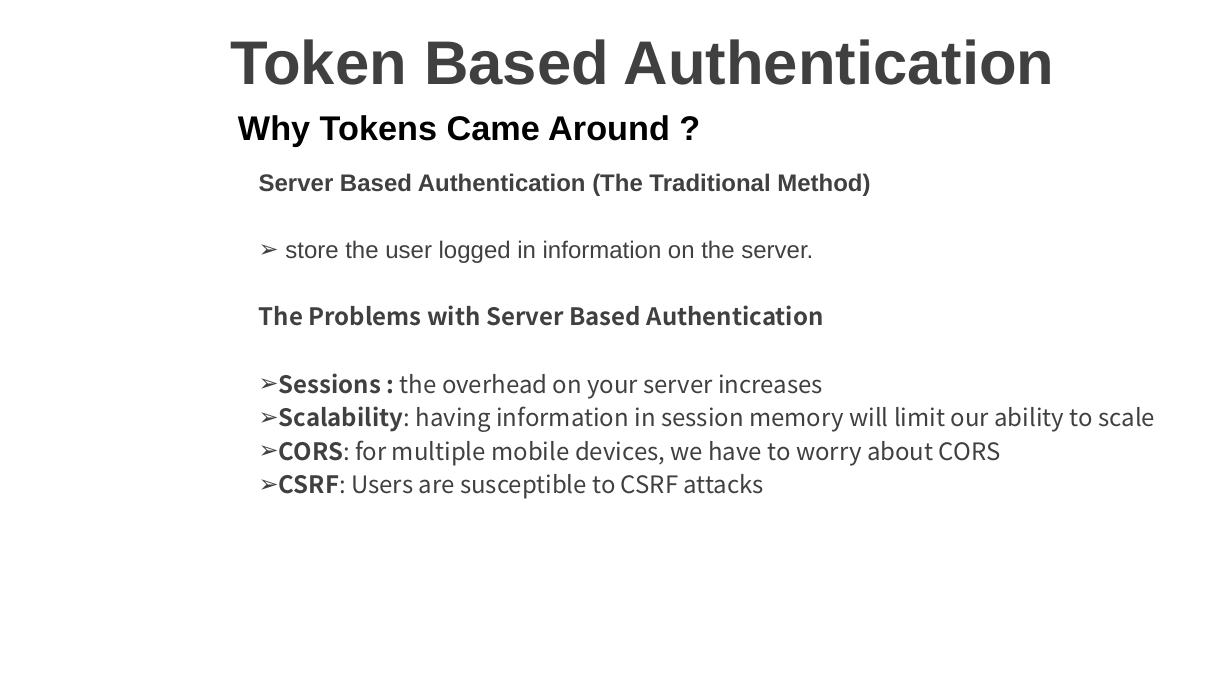
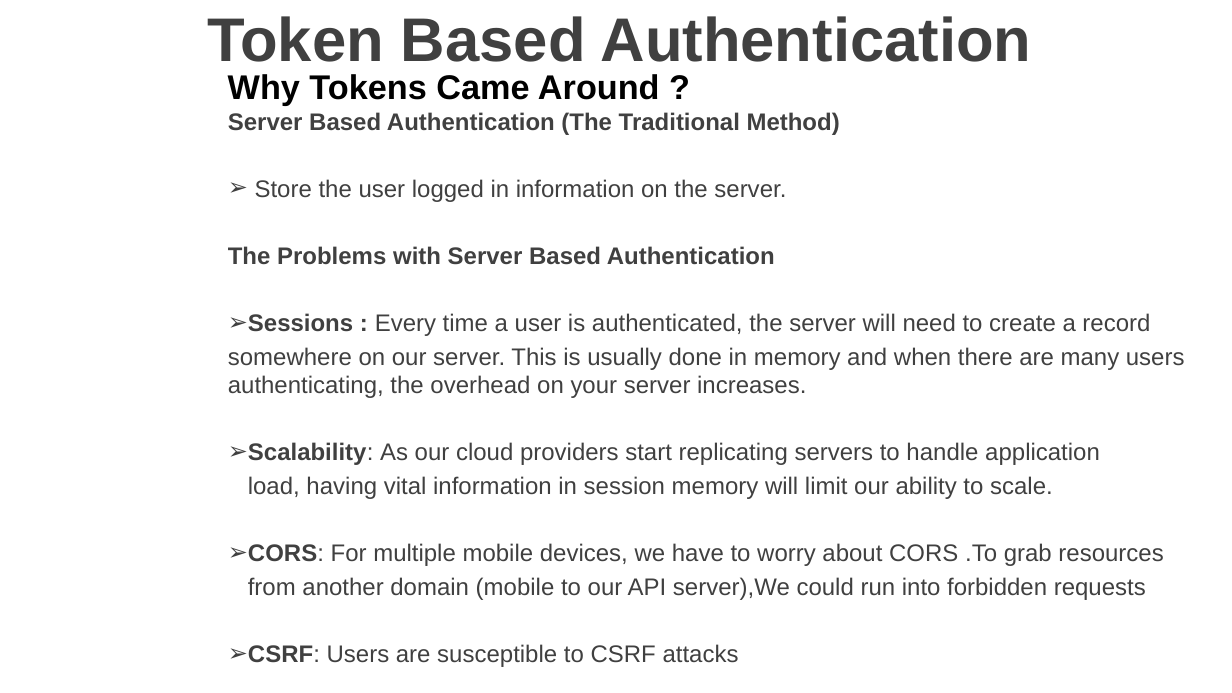
Before and after one commit to vgyureka/DotNetBig, a slide deck: slide 20 of webapiSecurity.pptx (slide 17 before the commit). Drawn at 1232x693 pixels with LibreOffice and Linux fonts; fonts in the diff are those of the drawing; background and template pictures are left out. Boxes give left, top, right and bottom in pixels: in the first picture for what was removed or moved away, otherwise in the second. Text is boxed around its words. In the diff, an @@ line names an element or a change of style, - is before the commit and + after.

```diff
--- a/webapiSecurity.pptx
+++ b/webapiSecurity.pptx
@@ title "Token Based Authentication": place and size @@
-title "Token Based Authentication" at [230,39,1055,85]
+title "Token Based Authentication" at [207,16,1032,62]
@@ text "Why Tokens Came Around ?": place and size @@
-text "Why Tokens Came Around ?" at [238,115,670,146]
+text "Why Tokens Came Around ?" at [228,74,660,105]
@@ text "Server Based Authentication (The Traditional ...": place and size @@
-text "Server Based Authentication (The Traditional ..." at [259,173,1155,499]
+text "Server Based Authentication (The Traditional ..." at [228,112,1185,667]
@@ text at [255,179,786,202]: text changed @@
-➢ store the user logged in information on the server.
+➢ Store the user logged in information on the server.
@@ text at [228,246,775,667]: font Noto Sans CJK KR to Arial in "The Problems with Server Based Authentication", "CSRF: Users are susceptible to CSRF attacks" @@
@@ text at [228,313,1185,600]: text changed; font Noto Sans CJK KR to Arial @@
-➢ Sessions : the overhead on your server increases
-➢ Scalability: having information in session memory will limit our ability to scale
-➢ CORS: for multiple mobile devices, we have to worry about CORS
+➢ Sessions : Every time a user is authenticated, the server will need to create a record
+somewhere on our server. This is usually done in memory and when there are many users authenticating, the overhead on your server increases.
+➢ Scalability: As our cloud providers start replicating servers to handle application
+load, having vital information in session memory will limit our ability to scale.
+➢ CORS: For multiple mobile devices, we have to worry about CORS .To grab resources
+from another domain (mobile to our API server),We could run into forbidden requests
```
Also in this commit, not shown: 4 other slides changed, 11 slides added.
